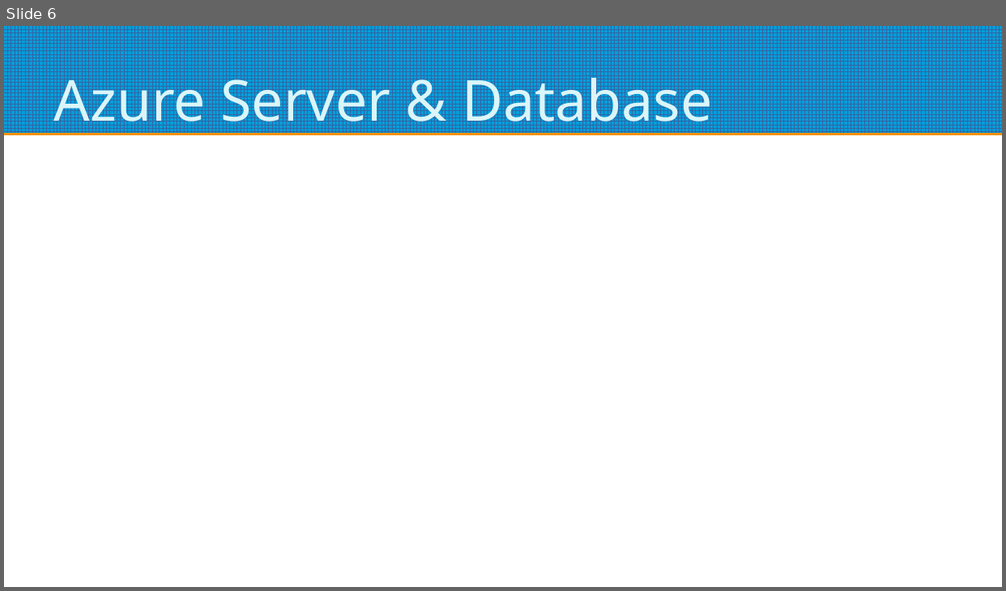
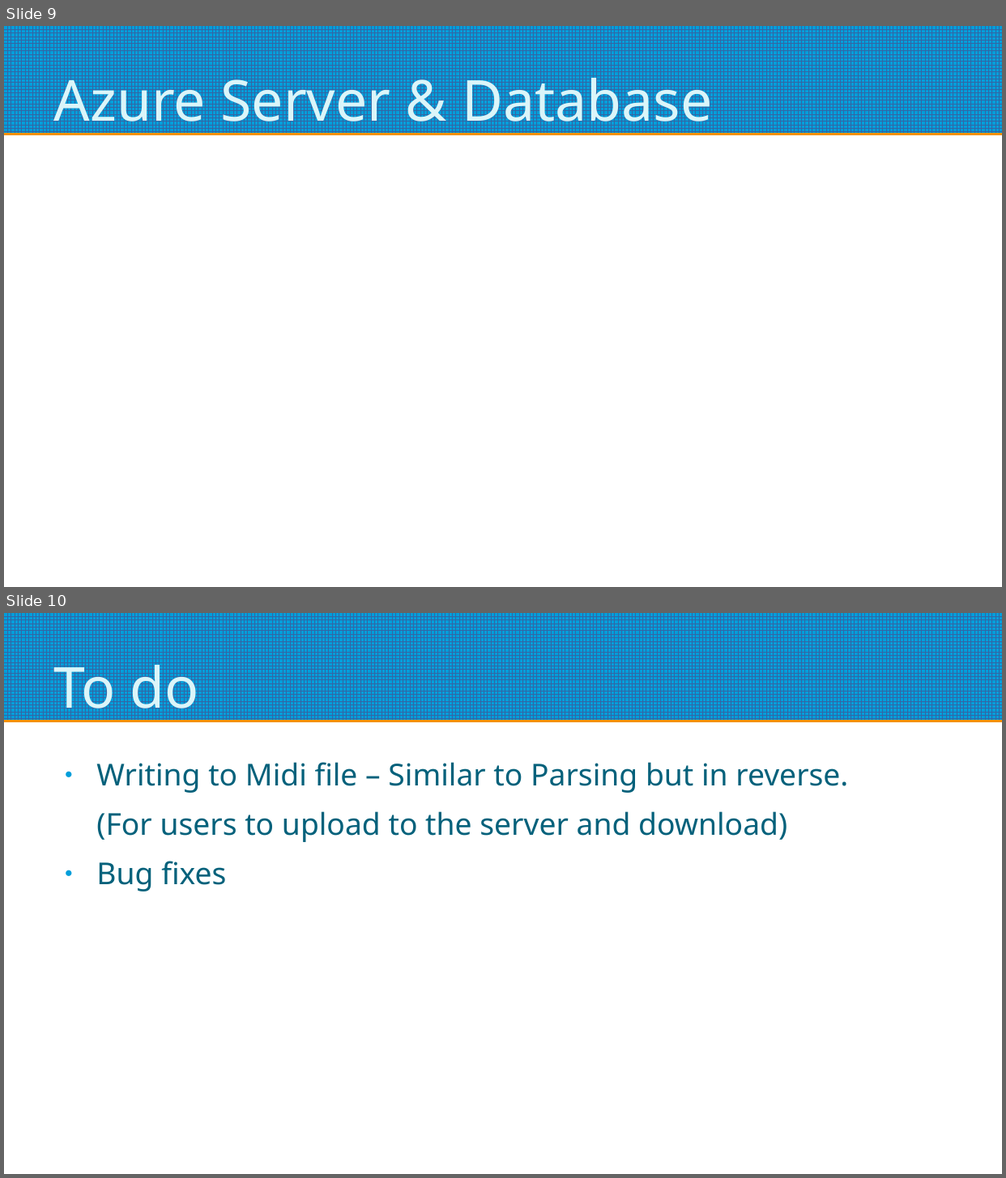
Before and after one commit to Jake-Fitzgerald/4th_year_final_project, a slide deck: Documents/Presentations/Capstone Project Presentation 2.odp. Shown one above the other, each under a label of ours: slide 6 before the commit, slides 9 and 10 after it. The pictures are 1006x591 and 1006x1178 pixels, drawn with LibreOffice and Linux fonts; fonts in the diff are those of the drawing. Boxes give left, top, right and bottom in pixels: in the first picture for what was removed or moved away, otherwise in the second. Text is boxed around its words. In the diff, an @@ line names an element or a change of style, - is before the commit and + after.

```diff
--- a/Documents/Presentations/Capstone Project Presentation 2.odp
+++ b/Documents/Presentations/Capstone Project Presentation 2.odp
@@ slide 10 added at <box>4,613,1002,1174</box>, background #FFFFFF; not listed: 1 template element that a slide beside it also shows @@
@@ title added at <box>54,655,199,722</box>, 45 pt, text #DBF5F9 @@
+To do
@@ text added at <box>96,762,848,892</box>, 24 pt, text #04617B @@
+● Writing to Midi file – Similar to Parsing but in reverse.
+(For users to upload to the server and download)
+● Bug fixes
@@ what was slide 6 is now slide 9 @@
```
Also in this commit, not shown: 3 slides changed, 4 other slides added, 1 slide removed, 46 other files.
